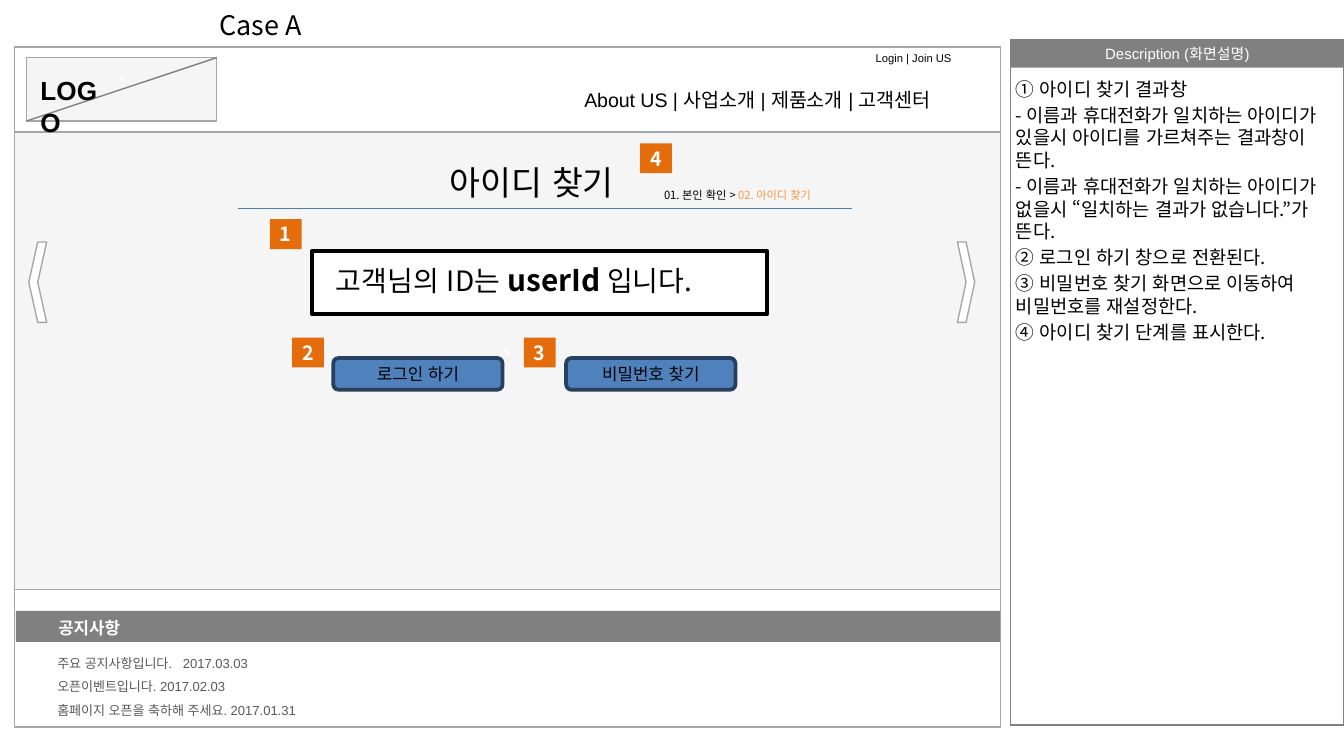
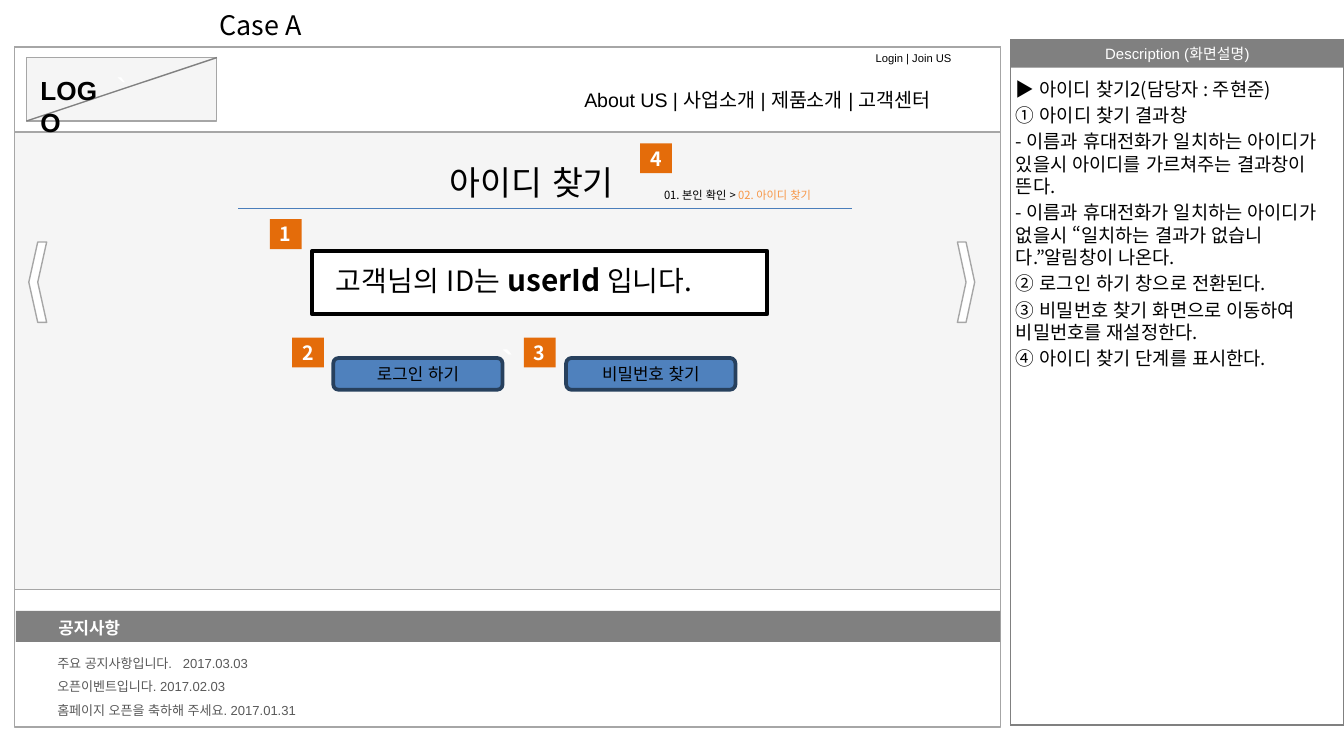
Before and after one commit to moim5/moida-general, a slide deck: slide 3 of documents/storyBoard/JuHyenjun/jhj_Story_Board.pptx. Drawn at 1344x756 pixels with LibreOffice and Linux fonts; fonts in the diff are those of the drawing. Boxes give left, top, right and bottom in pixels: in the first picture for what was removed or moved away, otherwise in the second. Text is boxed around its words. In the diff, an @@ line names an element or a change of style, - is before the commit and + after.

```diff
--- a/documents/storyBoard/JuHyenjun/jhj_Story_Board.pptx
+++ b/documents/storyBoard/JuHyenjun/jhj_Story_Board.pptx
@@ text at [1040,80,1271,100]: paragraph added @@
+▶ 아이디 찾기2(담당자 : 주현준)
@@ text at [1016,203,1317,266]: text changed @@
-- 이름과 휴대전화가 일치하는 아이디가 없을시 “일치하는 결과가 없습니다.”가 뜬다.
+- 이름과 휴대전화가 일치하는 아이디가 없을시 “일치하는 결과가 없습니다.”알림창이 나온다.
```
Also in this commit, not shown: 6 other slides changed, 4 slides added, 2 slides removed.
